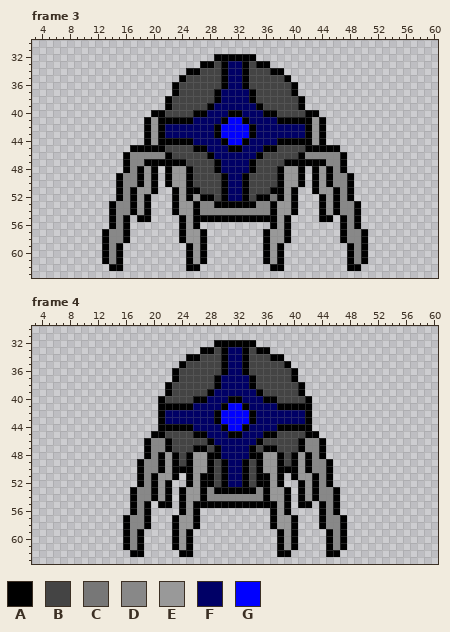
Two states of a pixel-art file, images/enemy/sentry/small_defend.ase. The picture above is the old version.
64x64 pixels, 9 frames. Shown: frame 3: x 3..60, y 30..63; frame 4: x 3..60, y 30..63. The commit also changed other frames, which this record leaves out.
Palette (. is transparent): A #000000  B #444444  C #777777  D #888888  E #999999  F #000066  G #0000ff
Pixels before, frame 3, first column x 13:
32 ................AAAAAA................
33 ..............AABAFFABAA..............
34 ............AABBBAFFABBBAA............
35 ...........ABBBBBAFFABBBBBA...........
36 ..........ABBBBBBAFFABBBBBBA..........
37 ..........ABBBBBAFFFFABBBBBA..........
38 .........ABBBBBBAFFFFABBBBBBA.........
39 .........ABBBBBAFFFFFFABBBBBA.........
40 .......AABBBBAAFFFAAFFFAABBBBAA.......
41 ......AEAAAAAFFFFAGGAFFFFAAAAAEA......
42 ......AEAFFFFFFFAGGGGAFFFFFFFAEA......
43 ......AEAFFFFFFFAGGGGAFFFFFFFAEA......
44 ......AEAAAAAFFFFAGGAFFFFAAAAAEA......
45 ....AAAAABBBBAAFFFAAFFFAABBBBAAAAA....
46 ...ADDDDDABBBBBAFFFFFFABBBBBADDDDDA...
47 ...ADDAAAAAABBBBAFFFFABBBBAAAAAADDA...
48 ...ADAEA.AEEABBBAFFFFABBBAEEA.AEADA...
49 ..ADDAEA.AEEABBBBAFFABBBBAEEA.AEADDA..
50 ..ADDAEA.AEEABBBBAFFABBBBAEEA.AEADDA..
51 ..ADAEEA..AEAABBBAFFABBBAAEA..AEEADA..
52 ..ADAEA...AEAEAABAFFABAACAEA...AEADA..
53 .ADDAEA...AEEADDAAAAAADDAEEA...AEADDA.
54 .ADDAEA...AEEADDDDDDDDDDAEEA...AEADDA.
55 .ADA.AA....AEAAAAAAAAAAAAEA....AA.ADA.
56 .ADA.......AEA..........AEA.......ADA.
57 ADDA.......AEEA........AEEA.......ADDA
58 ADDA.......AEEA........AEEA.......ADDA
59 ADA.........AEA........AEA.........ADA
60 ADA.........AEA........AEA.........ADA
61 ADA.........AEA........AEA.........ADA
62 .AA.........AA..........AA.........AA.
Pixels before, frame 4, first column x 16:
32 .............AAAAAA.............
33 ...........AABAFFABAA...........
34 .........AABBBAFFABBBAA.........
35 ........ABBBBBAFFABBBBBA........
36 .......ABBBBBBAFFABBBBBBA.......
37 .......ABBBBBAFFFFABBBBBA.......
38 ......ABBBBBBAFFFFABBBBBBA......
39 ......ABBBBBAFFFFFFABBBBBA......
40 .....ABBBBAAFFFAAFFFAABBBBA.....
41 .....AAAAAFFFFAGGAFFFFAAAAA.....
42 .....AFFFFFFFAGGGGAFFFFFFFA.....
43 .....AFFFFFFFAGGGGAFFFFFFFA.....
44 .....AAAAAFFFFAGGAFFFFAAAAA.....
45 ....AABBBBAAFFFAAFFFAABBBBAA....
46 ...ADDABBBBBAFFFFFFABBBBBADDA...
47 ...ADDABBBAABAFFFFABAABBBADDA...
48 ...ADAEABAEEAAFFFFAAEEABAEADA...
49 ..ADDAEABAEEABAFFABAEEABAEADDA..
50 ..ADDAEAAAEEABAFFABAEEAAAEADDA..
51 ..ADAEEA.AEAABAFFABAAEA.AEEADA..
52 ..ADAEA..AEAABAFFABAAEA..AEADA..
53 .ADDAEA.AEEADAAAAAADAEEA.AEADDA.
54 .ADDAEA.AEEADDDDDDDDAEEA.AEADDA.
55 .ADA.AA.AEAAAAAAAAAAAAEA.AA.ADA.
56 .ADA....AEA..........AEA....ADA.
57 ADDA...AEEA..........AEEA...ADDA
58 ADDA...AEEA..........AEEA...ADDA
59 ADA....AEA............AEA....ADA
60 ADA....AEA............AEA....ADA
61 ADA....AEA............AEA....ADA
62 .AA.....AA............AA.....AA.
Once edited:
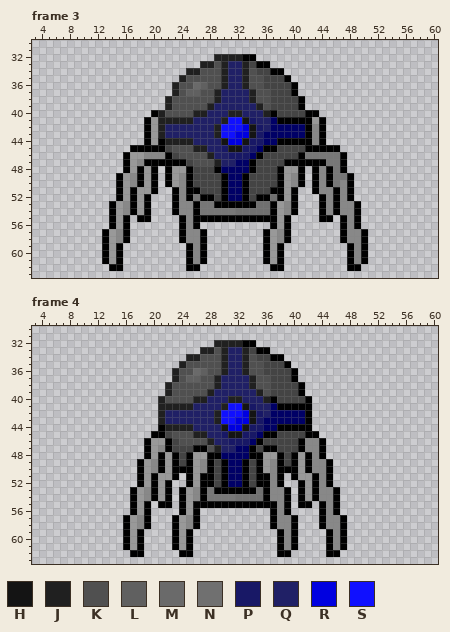
Colours new in this view: H #141414  J #202020  K #505050  L #606060  M #6a6a6a  N #707070  P #181866  Q #202066  R #0000e0  S #1010ff
Diff:
Changed rows in their new state; - is an unchanged pixel.
Frame 3:
first column x 14:
32 ---------------JJJJ---------------
33 -------------JJKJQQJ--------------
34 -----------JJKKKJQQJK-------------
35 ----------JKKKKKJQQJKK------------
36 ---------JKKMLKKJQQJKK------------
37 ---------JKLLKKJQQQQJKK-----------
38 --------JKKKKKKJQQQQJKK-----------
39 --------JKKKKKJQQQQQQJK-----------
40 -------JKKKKJJQQQJJQQQJ-----------
41 -------JJJJJQQQQJSSHPQQ-----------
42 -------JQQQQQQQJSSSRHPQ------D----
43 -------JQQQQQQQJSSRRHP-------D----
44 --------JJJJQQQQHRRHPP-------D----
45 ---------KKKJJQQPHHPP-------------
46 ---EE-----KKKKJQQPPP--------CCCCC-
47 ---E--------KKKJQQ-------------CC-
48 ---E--------------------------D-C-
49 --E-------D---------------D---D-CC
50 --E-------D---------------D---D-C-
51 --E-------D-------------------DD--
52 --E-------D-C----------N-------D--
53 -E--------DD-CC------NN--D-----D--
54 -E--------DD-CCCCCNNNNN--D-----D--
55 -E---------D----------------------
56 -E---------D----------------------
57 E----------DD-----------D---------
58 E----------DD-----------D---------
59 E-----------D---------------------
60 E-----------D---------------------
61 E-----------D---------------------
Frame 4:
first column x 17:
32 ------------JJJJ-------
33 ----------JJKJQQJ------
34 --------JJKKKJQQJK-----
35 -------JKKKKKJQQJKK----
36 ------JKKMLKKJQQJKK----
37 ------JKLLKKJQQQQJKK---
38 -----JKKKKKKJQQQQJKK---
39 -----JKKKKKJQQQQQQJK---
40 ----JKKKKJJQQQJJQQQJ---
41 ----JJJJJQQQQJSSHPQQ---
42 ----JQQQQQQQJSSSRHPQ---
43 ----JQQQQQQQJSSRRHP----
44 -----JJJJQQQQHRRHPP----
45 ------KKKJJQQPHHPP-----
46 ---EE--KKKKJQQPPP------
47 ---E-------KJQQ--------
48 ---E-------------------
49 --E-------D---------D--
50 --E-------D---------D--
51 --E-----------------D--
52 --E-----------------D--
53 -E-------D-C------N-DD-
54 -E-------D-CCCCNNNN-DD-
55 -E-------------------D-
56 -E-------------------D-
57 E-------D------------DD
58 E-------D------------DD
59 E---------------------D
60 E---------------------D
61 E---------------------D
